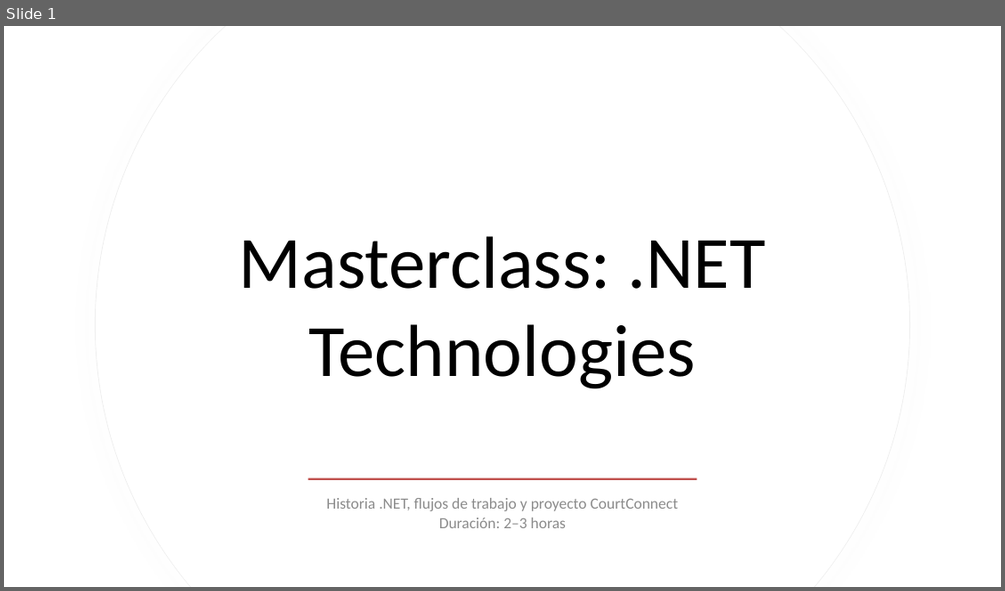
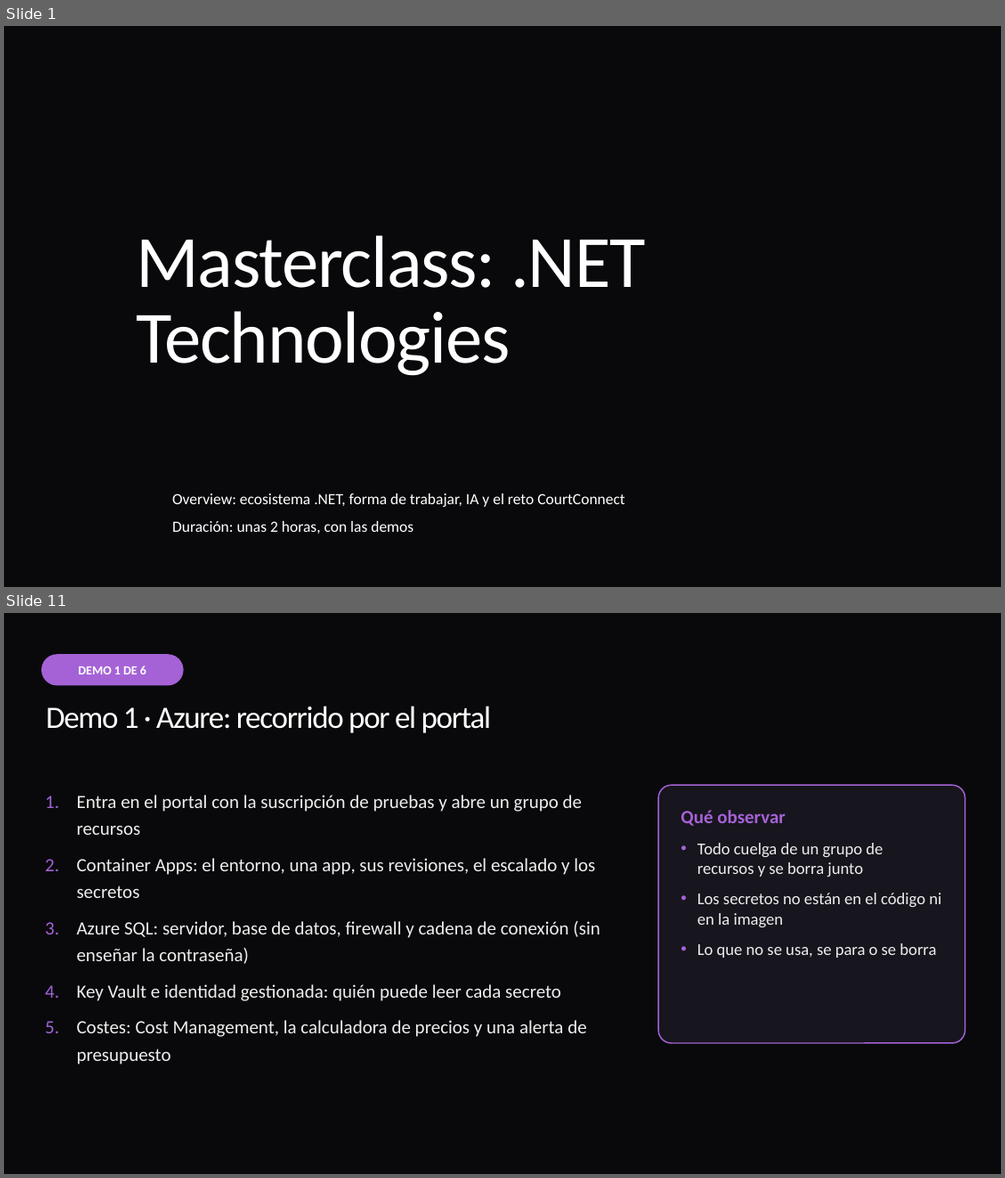
Before and after one commit to ybenzina/formacion-dotnet-junior, a slide deck: docs/masterclasses/masterclass-dotnet-technologies.pptx. Shown one above the other, each under a label of ours: slide 1 before the commit, slides 1 and 11 after it; the slides between them are not shown. The pictures are 1005x591 and 1005x1178 pixels, drawn with LibreOffice and Linux fonts; fonts in the diff are those of the drawing; background and template pictures are left out. Boxes give left, top, right and bottom in pixels: in the first picture for what was removed or moved away, otherwise in the second. Text is boxed around its words. In the diff, an @@ line names an element or a change of style, - is before the commit and + after.

Commit message:
doc: Masterclass .NET Technologies (#48)
* Concretiza ramas de trabajo y actualiza documentación de masterclass general

* Acutaliza ejercicios planteando migración a net11 en parte III

---------

```diff
--- a/docs/masterclasses/masterclass-dotnet-technologies.pptx
+++ b/docs/masterclasses/masterclass-dotnet-technologies.pptx
@@ slide 11 added at box(4, 613, 1001, 1174), background #09090C @@
@@ rounded rectangle added at box(41, 654, 184, 686), fill #A562D6, 12 pt, text #FFFFFF, bold @@
+DEMO 1 DE 6
@@ title added at box(46, 706, 492, 733), 30 pt, text #FFFFFF @@
+Demo 1 · Azure: recorrido por el portal
@@ text added at box(77, 795, 599, 1064), 18 pt, text #EDEDED @@
+1. Entra en el portal con la suscripción de pruebas y abre un grupo de recursos
+2. Container Apps: el entorno, una app, sus revisiones, el escalado y los secretos
+3. Azure SQL: servidor, base de datos, firewall y cadena de conexión (sin enseñar la contraseña)
+4. Key Vault e identidad gestionada: quién puede leer cada secreto
+5. Costes: Cost Management, la calculadora de precios y una alerta de presupuesto
@@ rounded rectangle added at box(658, 785, 965, 1043), fill #17151D, outline #A562D6 1.25 pt, 16 pt, text #EDEDED @@
+Qué observar
+• Todo cuelga de un grupo de recursos y se borra junto
+• Los secretos no están en el código ni en la imagen
+• Lo que no se usa, se para o se borra
@@ slide 1 changed as well @@
@@ background #FFFFFF to picture (left out) @@
@@ freeform shape removed at box(96, 26, 909, 587) @@
@@ freeform shape removed at box(96, 26, 909, 587) @@
@@ title "Masterclass: .NET Technologies" at box(136, 235, 645, 376): text colour #000000 to #FFFFFF, letter spacing 0 to -1.1 pt; alignment centre to left; line spacing 1 to 0.85 @@
@@ rectangle removed at box(308, 477, 697, 480) @@
@@ subtitle at box(172, 493, 625, 533): text changed; text colour #8C8C8C to #FFFFFF @@
-Historia .NET, flujos de trabajo y proyecto CourtConnect
-Duración: 2–3 horas
+Overview: ecosistema .NET, forma de trabajar, IA y el reto CourtConnect
+Duración: unas 2 horas, con las demos
```
Also in this commit, not shown: 8 other slides changed, 35 other slides added, 16 slides removed, 14 other files.
